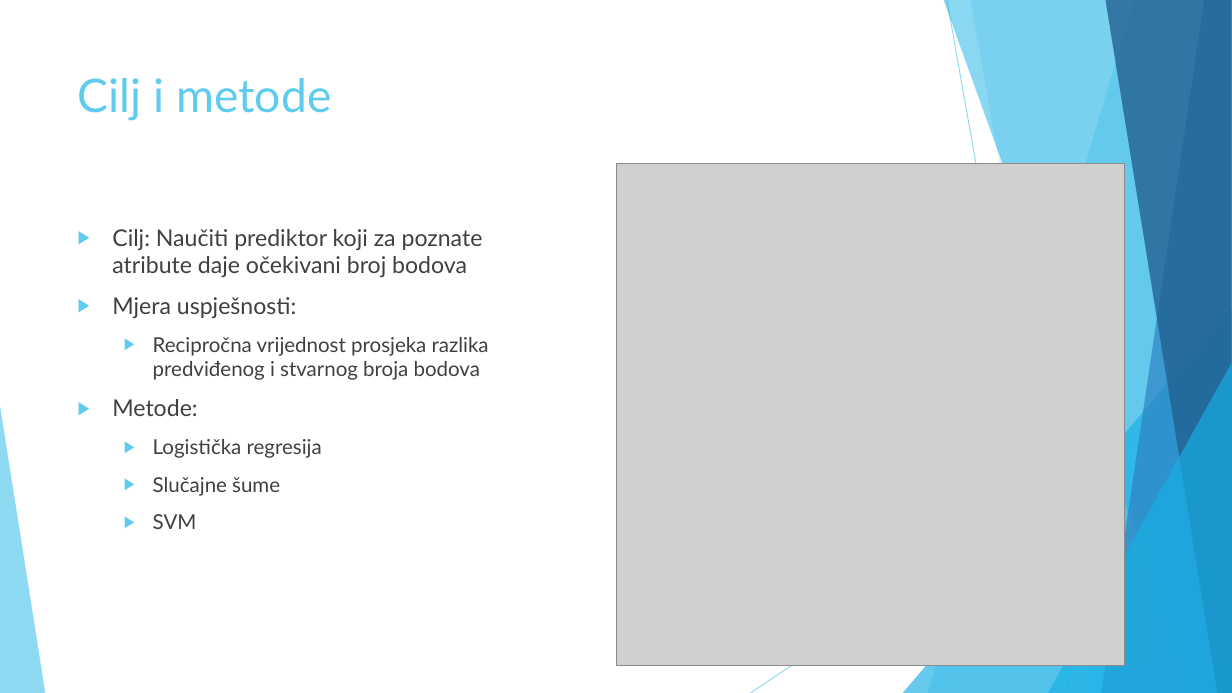
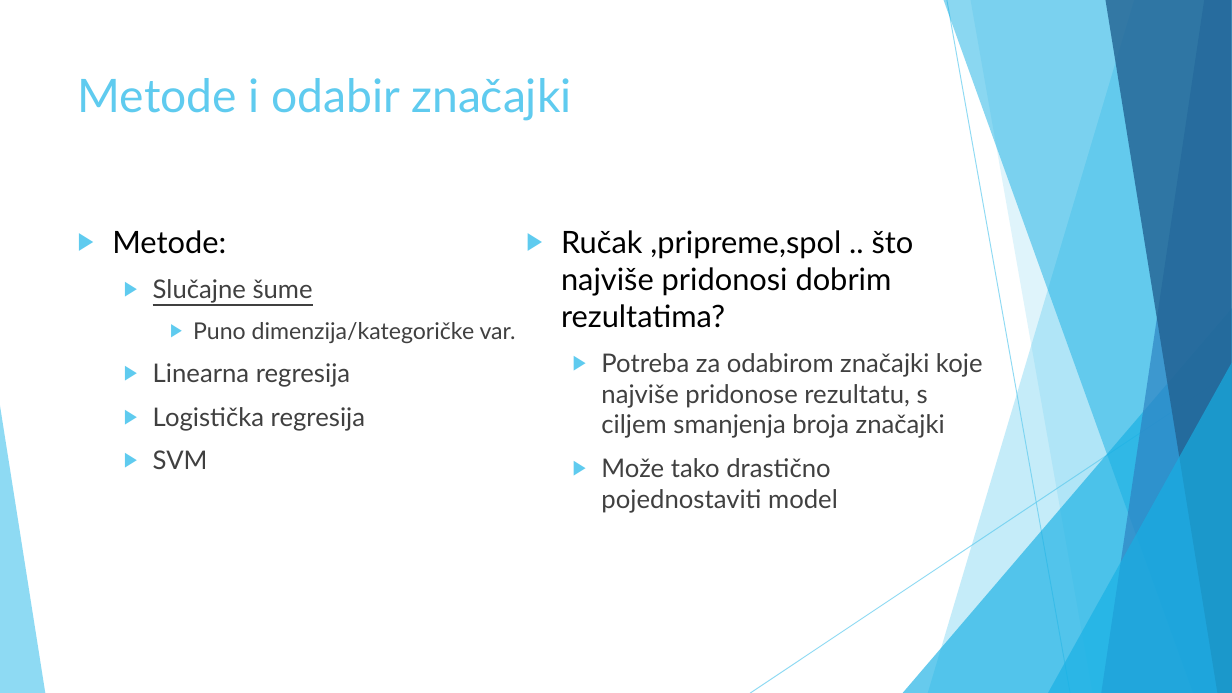
Before and after one commit to mikocij/SUprojekt, a slide deck: slide 5 of Prezentacija prijedlog.pptx (slide 3 before the commit). Drawn at 1232x693 pixels with LibreOffice and Linux fonts; fonts in the diff are those of the drawing; grey boxes stand for pictures. Boxes give left, top, right and bottom in pixels: in the first picture for what was removed or moved away, otherwise in the second. Text is boxed around its words. In the diff, an @@ line names an element or a change of style, - is before the commit and + after.

```diff
--- a/Prezentacija prijedlog.pptx
+++ b/Prezentacija prijedlog.pptx
@@ title at [78, 78, 571, 121]: text changed @@
-Cilj i metode
+Metode i odabir značajki
@@ picture removed at [616, 164, 1125, 666] @@
@@ text at [112, 229, 489, 380]: paragraphs removed @@
-▶ Cilj: Naučiti prediktor koji za poznate atribute daje očekivani broj bodova
-▶ Mjera uspješnosti:
-  ▶ Recipročna vrijednost prosjeka razlika predviđenog i stvarnog broja bodova
@@ text at [112, 230, 365, 469]: size 18 to 24 pt, text colour #404040 to #000000 in "Metode:"; size 16 to 20 pt in "Logistička regresija", "SVM" @@
@@ text added at [561, 230, 983, 513], 20 pt, text #404040 @@
+▶ Ručak ,pripreme,spol .. što najviše pridonosi dobrim rezultatima?
+  ▶ Potreba za odabirom značajki koje najviše pridonose rezultatu, s ciljem smanjenja broja značajki
+  ▶ Može tako drastično pojednostaviti model
@@ text at [153, 279, 516, 387]: paragraphs added @@
+  ▶ Slučajne šume
+    ▶ Puno dimenzija/kategoričke var.
+  ▶ Linearna regresija
@@ text at [153, 477, 280, 496]: paragraph removed @@
-  ▶ Slučajne šume
```
Also in this commit, not shown: 2 other slides changed, 2 slides added, 1 slide removed.
